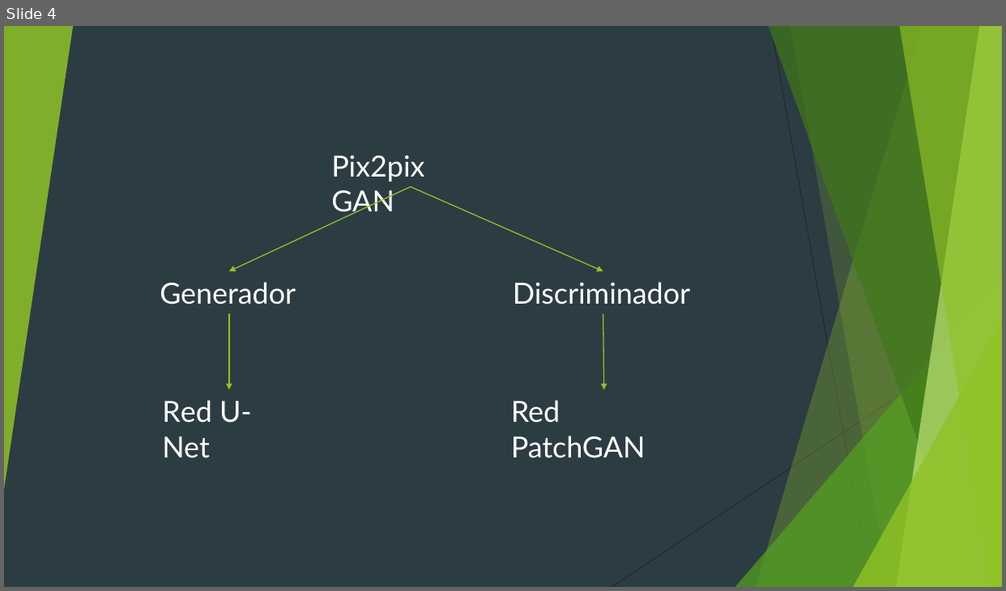
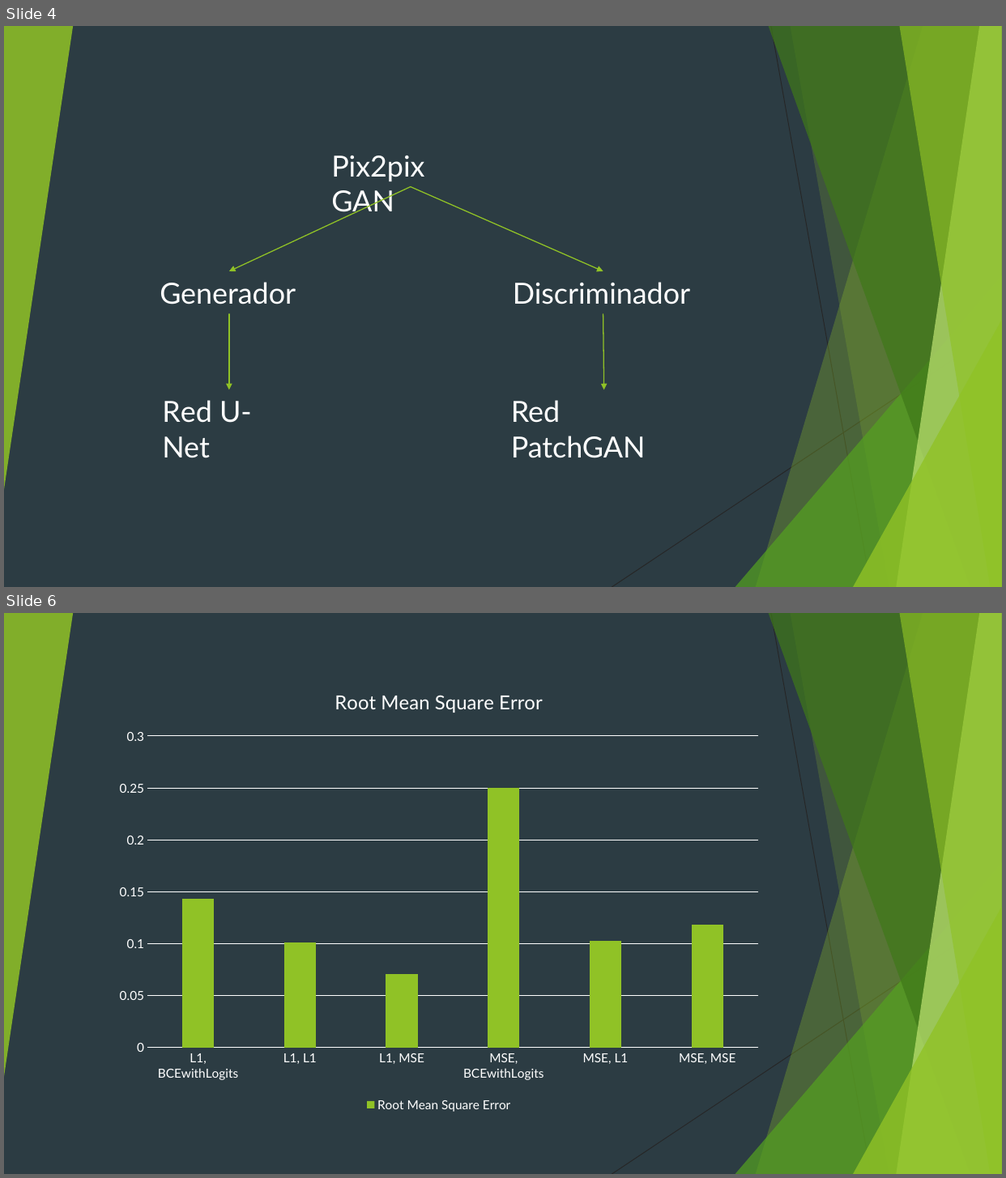
Before and after one commit to pixeldashgames/GANdela, a slide deck: GANdela.pptm. Shown one above the other, each under a label of ours: slide 4 before the commit, slides 4 and 6 after it; the slides between them are not shown. The pictures are 1006x591 and 1006x1178 pixels, drawn with LibreOffice and Linux fonts; fonts in the diff are those of the drawing. Boxes give left, top, right and bottom in pixels: in the first picture for what was removed or moved away, otherwise in the second. Text is boxed around its words. In the diff, an @@ line names an element or a change of style, - is before the commit and + after.

```diff
--- a/GANdela.pptm
+++ b/GANdela.pptm
@@ slide 6 added at bbox=[4, 613, 1002, 1174], background #2C3C43; not listed: 10 template elements that a slide beside it also shows @@
@@ column chart added at bbox=[107, 672, 772, 1116] @@
+title "Root Mean Square Error"
+categories: L1, BCEwithLogits, L1, L1, L1, MSE, MSE, BCEwithLogits, MSE, L1, MSE, MSE
+Root Mean Square Error: 0.143, 0.101, 0.071, 0.25, 0.103, 0.118
```
Also in this commit, not shown: 2 slides changed, 7 other slides added, 2 slides removed, 11 other files.
